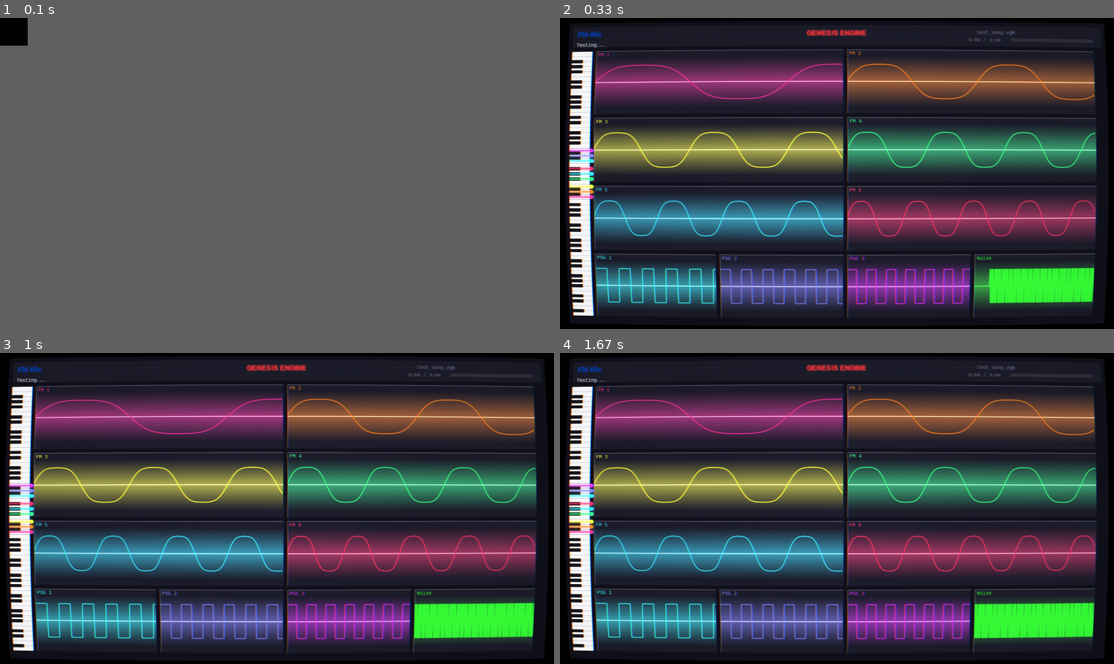
Above: before the commit, frames 1-4 (two rows, left to right).
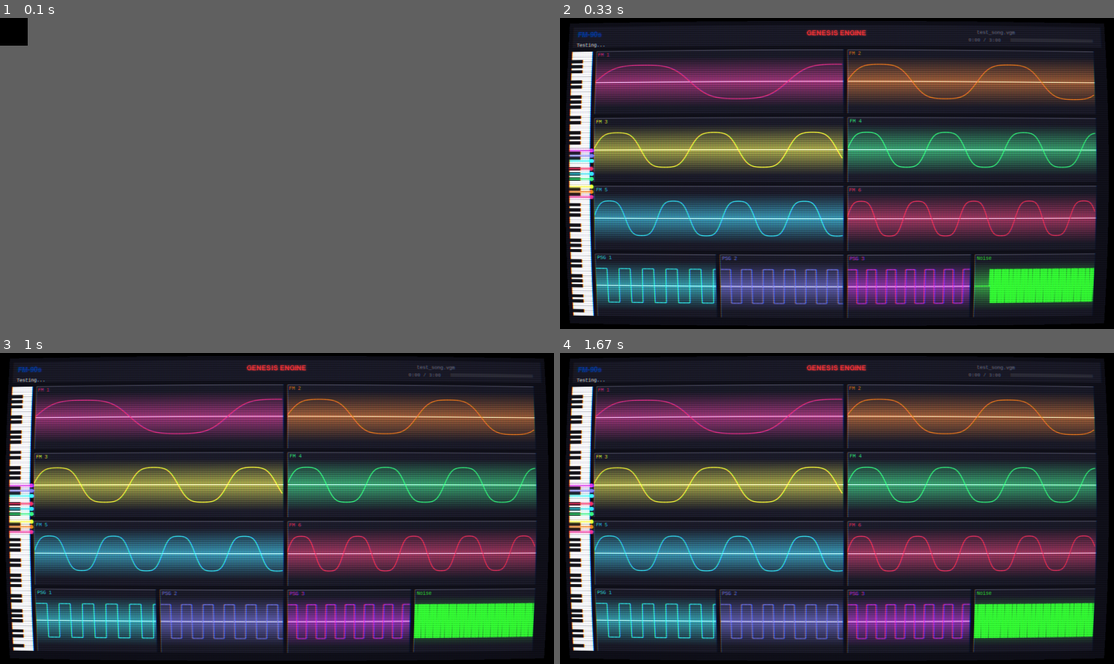
Above: after the commit, the same moments.

Repository: aarontodd82/GenesisEngine
Game: pygame game, started from examples/VisualStreaming/visualizer/app_pygame.py
Same seed, same stepped clock (60 frames per second), same inputs: the game is played once before the commit and once after it.
Inputs:
- Up to frame 1 (0.1 s): no input
- Up to frame 2 (0.33 s): no input
- Up to frame 3 (1 s): no input
- Up to frame 4 (1.67 s): no input

Frame 1 is identical in both runs. In frame 2, 3.4% of the frame differs, in the area x 1-97%, y 4-95%; in frame 3, 3.5%; in frame 4, 3.5%.

Commit message:
Improve CRT shader and add HiDPI support
- Increase scanline visibility (25% contrast, 2.5px per line)
- Bright areas show less scanline (phosphor glow fills gaps)
- Increase phosphor/aperture grille visibility (28% blend, 6px triads)
- Add Windows DPI awareness at startup for consistent CRT effects
- Scale window size, fonts, and UI layout by DPI factor

Diff:
--- a/examples/VisualStreaming/visualizer/app_pygame.py
+++ b/examples/VisualStreaming/visualizer/app_pygame.py
@@ -84,24 +84,25 @@
     float brightness = dot(color, vec3(0.299, 0.587, 0.114));
     color += bloom * brightness * 0.3;
 
-    // Scanlines - these are physical CRT properties, use SCREEN coordinates (TexCoord not uv)
-    float scanlinePos = TexCoord.y * resolution.y;
+    // Scanlines - 2.5 screen pixels per scanline, 25% contrast
+    float scanlinePos = TexCoord.y * resolution.y / 2.5;
     float scanline = sin(scanlinePos * 3.14159);
-    float scanlineMask = 0.85 + 0.15 * smoothstep(-0.5, 0.5, scanline);
+    float scanlineMask = 0.75 + 0.25 * smoothstep(-0.5, 0.5, scanline);
+    scanlineMask = mix(scanlineMask, 1.0, brightness * 0.4);  // Bright areas show less scanline
     color *= scanlineMask;
 
-    // Phosphor/aperture grille - also physical, use SCREEN coordinates
-    float pixelX = TexCoord.x * resolution.x;
+    // Phosphor/aperture grille - 6 pixel triads, 28% blend
+    float pixelX = TexCoord.x * resolution.x / 2.0;
     int subpixel = int(mod(pixelX, 3.0));
     vec3 phosphorMask;
     if (subpixel == 0) {
-        phosphorMask = vec3(1.0, 0.7, 0.7);
+        phosphorMask = vec3(1.0, 0.75, 0.75);
     } else if (subpixel == 1) {
-        phosphorMask = vec3(0.7, 1.0, 0.7);
+        phosphorMask = vec3(0.75, 1.0, 0.75);
     } else {
-        phosphorMask = vec3(0.7, 0.7, 1.0);
+        phosphorMask = vec3(0.75, 0.75, 1.0);
     }
-    color *= mix(vec3(1.0), phosphorMask, 0.15);
+    color *= mix(vec3(1.0), phosphorMask, 0.28);
 
     // Vignette
     float vignette = 1.0 - dist * 0.2;
@@ -364,28 +365,29 @@
 
     def _init_gl(self):
         """Initialize OpenGL resources."""
-        # Initialize fonts
+        # Initialize fonts - scale by DPI for HiDPI displays
         pygame.font.init()
-        self.font = pygame.font.SysFont('consolas', 14)
-        self.font_small = pygame.font.SysFont('consolas', 12)
+        dpi = getattr(self, 'dpi_scale', 1.0)
+        self.font = pygame.font.SysFont('consolas', int(14 * dpi))
+        self.font_small = pygame.font.SysFont('consolas', int(12 * dpi))
         # Specific fonts for branding
         # FM-90s uses Neuropol, Genesis Engine uses NiseGenesis
         try:
-            self.font_fm90s = pygame.font.SysFont('Neuropol', 26)
+            self.font_fm90s = pygame.font.SysFont('Neuropol', int(26 * dpi))
             print("Using Neuropol for FM-90s")
         except:
-            self.font_fm90s = pygame.font.SysFont('Impact', 26, bold=True)
+            self.font_fm90s = pygame.font.SysFont('Impact', int(26 * dpi), bold=True)
             print("Neuropol not found, using Impact")
 
         try:
-            self.font_genesis = pygame.font.SysFont('NiseGenesis', 24)
+            self.font_genesis = pygame.font.SysFont('NiseGenesis', int(24 * dpi))
             print("Using NiseGenesis for Genesis Engine")
         except:
-            self.font_genesis = pygame.font.SysFont('Impact', 24, bold=True)
+            self.font_genesis = pygame.font.SysFont('Impact', int(24 * dpi), bold=True)
             print("NiseGenesis not found, using Impact")
 
         # Fallback brand font
-        self.font_brand = pygame.font.SysFont('Impact', 24, bold=True)
+        self.font_brand = pygame.font.SysFont('Impact', int(24 * dpi), bold=True)
 
         self.text_cache = {}  # Cache rendered text textures
 
@@ -935,9 +937,10 @@
 
     def _render_scene(self):
         """Render the main scene to framebuffer."""
-        padding = 10
-        status_height = 60
-        keyboard_width = 50
+        dpi = getattr(self, 'dpi_scale', 1.0)
+        padding = int(10 * dpi)
+        status_height = int(60 * dpi)
+        keyboard_width = int(50 * dpi)
 
         available_height = self.height - status_height - padding * 2
         available_width = self.width - padding * 2 - keyboard_width - padding
@@ -1026,34 +1029,36 @@
 
     def _draw_status_bar(self, x, y, w, h):
         """Draw status bar with branding and info."""
+        dpi = getattr(self, 'dpi_scale', 1.0)
+
         # Background
         self._draw_rect(x, y, w, h, self.COLORS['panel'])
 
         # Branding - FM-90s in cyan/blue (Neuropol font) - top left
         fm90s_color = (0.0, 0.24, 0.67, 1.0)  # Deep Sega blue
-        self._draw_text_glowing("FM-90s", x + 10, y + 10, fm90s_color, font=self.font_fm90s, glow_strength=0.8)
+        self._draw_text_glowing("FM-90s", x + int(10 * dpi), y + int(10 * dpi), fm90s_color, font=self.font_fm90s, glow_strength=0.8)
 
         # Genesis Engine in Sega red (NiseGenesis font) - centered
         engine_color = (1.0, 0.2, 0.2, 1.0)  # Sega red
         engine_text = "GENESIS ENGINE"
         engine_width = self.font_genesis.size(engine_text)[0]
         engine_x = x + (w - engine_width) // 2
-        self._draw_text_glowing(engine_text, engine_x, y + 12, engine_color, font=self.font_genesis, glow_strength=0.8)
+        self._draw_text_glowing(engine_text, engine_x, y + int(12 * dpi), engine_color, font=self.font_genesis, glow_strength=0.8)
 
         # Status message - below FM-90s on left side
-        self._draw_text(self.status_message, x + 10, y + 38, self.COLORS['white'])
+        self._draw_text(self.status_message, x + int(10 * dpi), y + int(38 * dpi), self.COLORS['white'])
 
         # Filename
         if self.current_file:
-            self._draw_text(self.current_file, x + w - 300, y + 10, self.COLORS['dim'])
+            self._draw_text(self.current_file, x + w - int(300 * dpi), y + int(10 * dpi), self.COLORS['dim'])
 
         # Progress bar
         if self.total_duration > 0:
             progress = min(1.0, self.elapsed_time / self.total_duration)
-            bar_width = 200
-            bar_height = 8
-            bar_x = x + w - 220
-            bar_y = y + 30
+            bar_width = int(200 * dpi)
+            bar_height = int(8 * dpi)
+            bar_x = x + w - int(220 * dpi)
+            bar_y = y + int(30 * dpi)
 
             # Background
             self._draw_rect(bar_x, bar_y, bar_width, bar_height, (0.2, 0.2, 0.25, 1.0))
@@ -1067,7 +1072,7 @@
             total_mins = int(self.total_duration) // 60
             total_secs = int(self.total_duration) % 60
             time_str = f"{mins}:{secs:02d} / {total_mins}:{total_secs:02d}"
-            self._draw_text(time_str, bar_x - 100, bar_y - 2, self.COLORS['dim'], self.font_small)
+            self._draw_text(time_str, bar_x - int(100 * dpi), bar_y - int(2 * dpi), self.COLORS['dim'], self.font_small)
 
     def _apply_zoom_shader(self):
         """Apply zoom/pulse effect to content (before CRT effects)."""
@@ -1160,17 +1165,37 @@
 
     def run(self, title: str = "Genesis Engine Visualizer", width: int = 1280, height: int = 720):
         """Run the visualizer."""
-        self.width = width
-        self.height = height
-
         pygame.init()
+
+        # Set DPI awareness on Windows so we get physical pixels, not scaled logical pixels
+        # This makes CRT effects consistent regardless of Windows display scaling
+        self.dpi_scale = 1.0
+        try:
+            import ctypes
+            ctypes.windll.shcore.SetProcessDpiAwareness(2)  # PROCESS_PER_MONITOR_DPI_AWARE
+            # Get the DPI scale factor
+            hdc = ctypes.windll.user32.GetDC(0)
+            dpi = ctypes.windll.gdi32.GetDeviceCaps(hdc, 88)  # LOGPIXELSX
+            ctypes.windll.user32.ReleaseDC(0, hdc)
+            self.dpi_scale = dpi / 96.0  # 96 is the default DPI (100% scaling)
+        except:
+            try:
+                import ctypes
+                ctypes.windll.user32.SetProcessDPIAware()
+            except:
+                pass
+
+        # Scale window size by DPI so it appears the same physical size on screen
+        self.width = int(width * self.dpi_scale)
+        self.height = int(height * self.dpi_scale)
+
         pygame.display.set_caption(title)
 
         # Use compatibility profile for immediate mode + shaders
         pygame.display.gl_set_attribute(pygame.GL_CONTEXT_MAJOR_VERSION, 3)
         pygame.display.gl_set_attribute(pygame.GL_CONTEXT_MINOR_VERSION, 0)
 
-        self.screen = pygame.display.set_mode((width, height), DOUBLEBUF | OPENGL | RESIZABLE)
+        self.screen = pygame.display.set_mode((self.width, self.height), DOUBLEBUF | OPENGL | RESIZABLE)
 
         self._init_gl()
 
